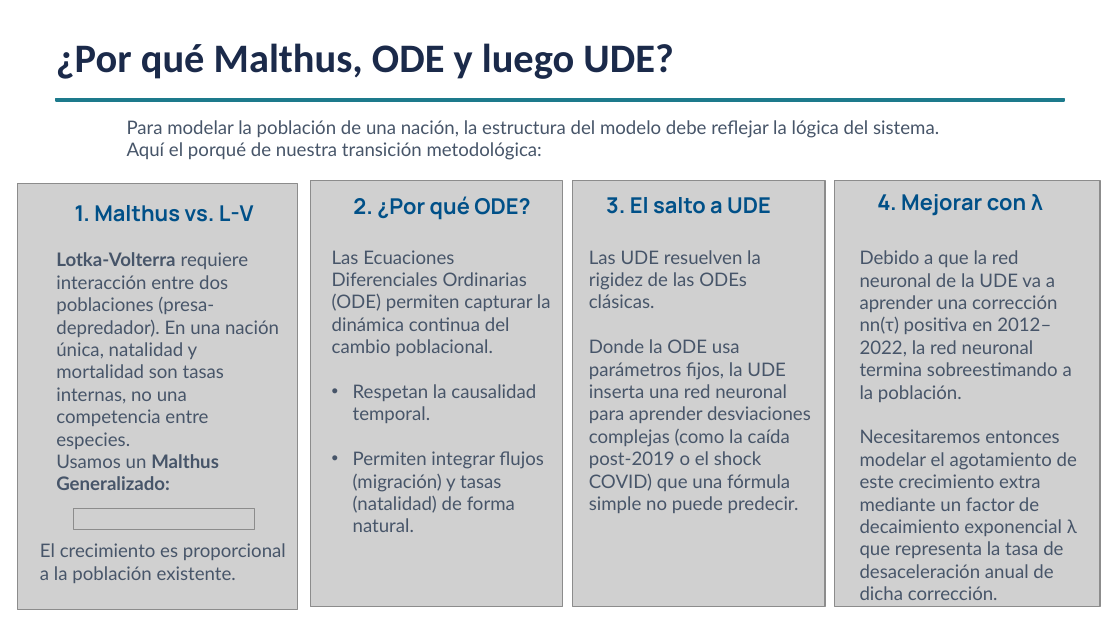
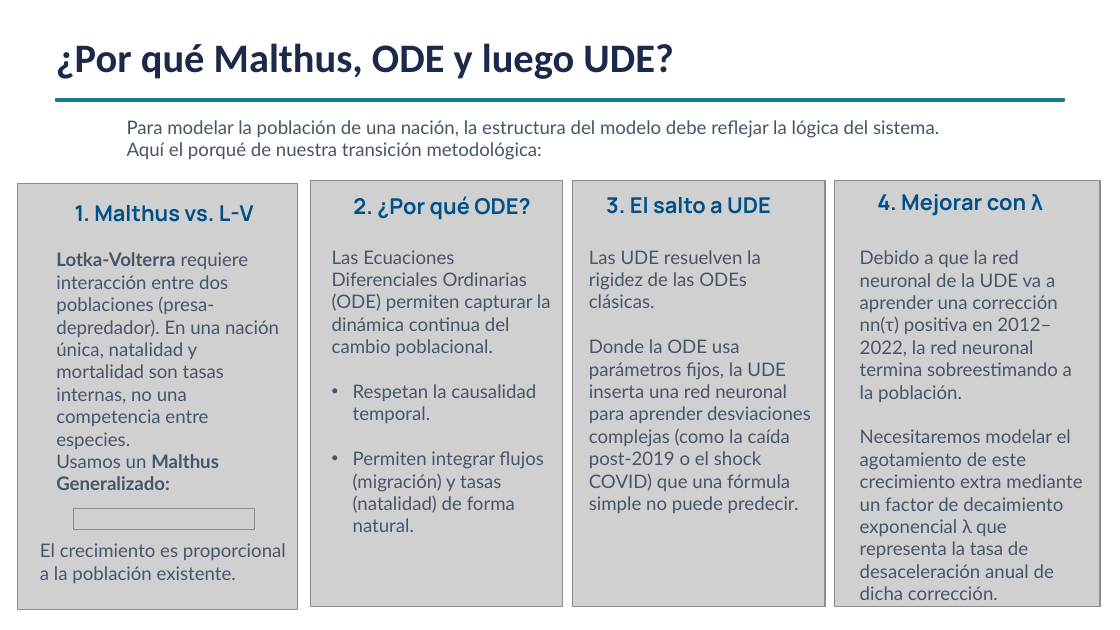
Before and after one commit to matias258/Analisis-sobre-Dinamicas-Demograficas-Argentinas-Mediante-UDE, a slide deck: slide 8 of UDE_Argentina_2050.pptx. Drawn at 1120x630 pixels with LibreOffice and Linux fonts; fonts in the diff are those of the drawing; grey boxes stand for pictures. Boxes give left, top, right and bottom in pixels: in the first picture for what was removed or moved away, otherwise in the second. Text is boxed around its words. In the diff, an @@ line names an element or a change of style, - is before the commit and + after.

```diff
--- a/UDE_Argentina_2050.pptx
+++ b/UDE_Argentina_2050.pptx
@@ text at box(860, 429, 1082, 600): text changed @@
-Necesitaremos entonces modelar el agotamiento de este crecimiento extra mediante un factor de decaimiento exponencial λ que representa la tasa de desaceleración anual de dicha corrección.
+Necesitaremos modelar el agotamiento de este crecimiento extra mediante un factor de decaimiento exponencial λ que representa la tasa de desaceleración anual de dicha corrección.
```
Also in this commit, not shown: 2 other slides changed, 1 other file.
